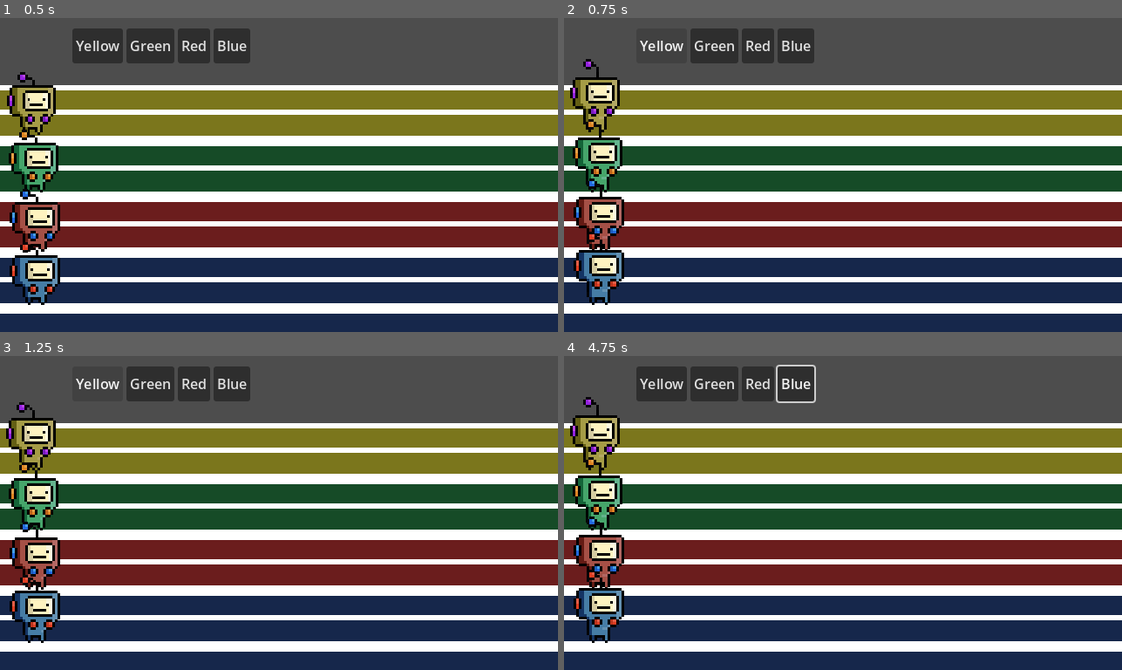
Above: before the commit, frames 1-4 (two rows, left to right).
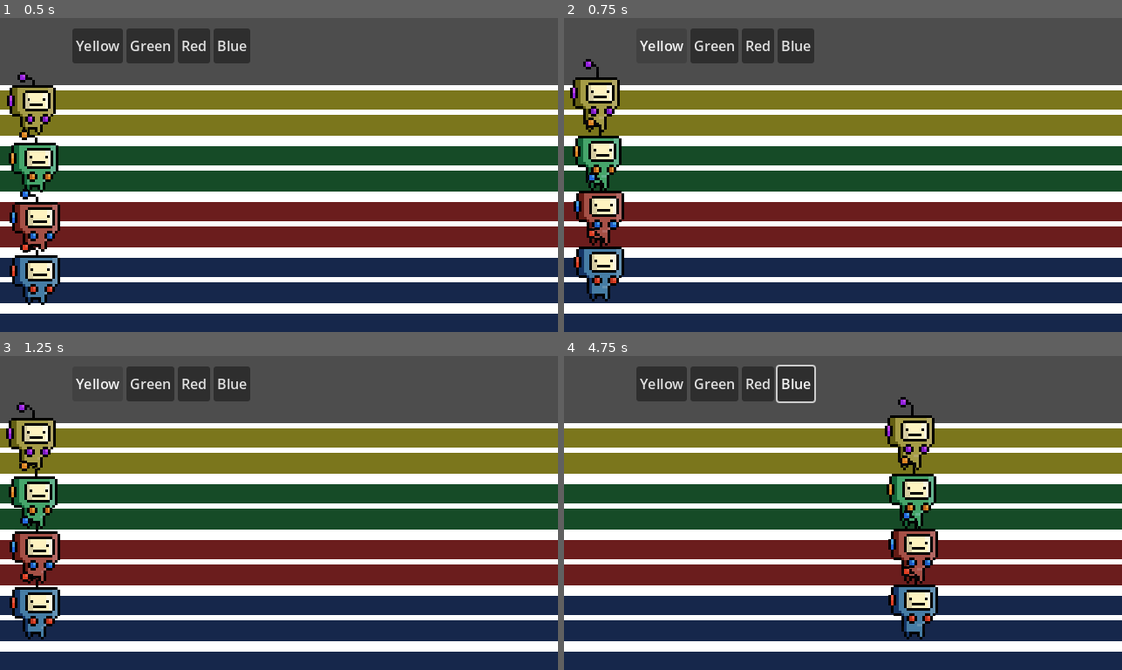
Above: after the commit, the same moments.

Repository: ArauvGit/congressional-app-challenge---superposition-sprint
Game: Godot game, scene res://Scenes/root.tscn
Same seed, same stepped clock (60 frames per second), same inputs: the game is played once before the commit and once after it.
Inputs (mouse positions are in pixels of both pictures, inside the frame that each line leads up to):
- Up to frame 1 (0.5 s): no input
- Up to frame 2 (0.75 s): click "Yellow" at 0.5 s
- Up to frame 3 (1.25 s): no input
- Up to frame 4 (4.75 s): click "Green" at 1.25 s; click "Red" at 2 s; click "Blue" at 2.75 s; move the mouse to (965, 497) at 3.52 s; press the mouse at (965, 497) at 3.53 s; hold Right (ui_right) from 3.53 s (still down); tap Up (ui_up) at 3.77, 4.52 s; move the mouse to (731, 528) at 4.27 s; release the mouse at (731, 528) at 4.28 s; click (731, 528) at 4.35 s

Frame 1 is identical in both runs. In frame 2, 2.0% of the frame differs, in the area x 1-11%, y 31-92%; in frame 3, 2.1%; in frame 4, 9.2%, in the area x 1-68%, y 13-92%.
Error before the commit: Cannot call method 'play' on a null value. (res://Contestants.gd:34)

Commit message:
PLAYER CHOOSING MECHANISM OVERHAUL
finished the player choosing mechanism!!! next up: the customizable values (init is weird with export varaibels)

Diff:
--- a/Contestants.gd
+++ b/Contestants.gd
@@ -31,5 +31,5 @@
 		Global.States.IDLE:
 			SPEED = 0
 		Global.States.MOVING:
-			animated_sprite.play("run")
 			SPEED = default_speed_value
+			print(SPEED)
--- a/Scenes/button.gd
+++ b/Scenes/button.gd
@@ -30,7 +30,6 @@
 	for node in all_inside_group:
 		if node is CharacterBody2D:
 			node.add_to_group("player")
-			print(node.get_groups())
 			_choose_type()
 	Global.is_pressed = true
 
@@ -39,14 +38,11 @@
 		match node:
 			var x when x is CharacterBody2D and not x.is_in_group("player"):
 				node.add_to_group("enemy")
-				print(node.get_groups())
 	choose_script()
 
 func choose_script():
 	for node in players.get_children():
 		if node.is_in_group("player"):
 			node.set_script(load("res://Scenes/player.gd"))
-			print(node.get_script())
 		elif node.is_in_group("enemy"):
 			node.set_script(load("res://Scripts/enemy.gd"))
-			print(node.get_script())
--- a/Scenes/player.gd
+++ b/Scenes/player.gd
@@ -16,6 +16,5 @@
 	super(delta)
 func _input(event: InputEvent) -> void:
 	if event.is_action_pressed("Click"):
-		print(self.get_groups())
 		Global.state = Global.States.MOVING
 		super.state_machine()
--- a/Scenes/root.tscn
+++ b/Scenes/root.tscn
@@ -314,10 +314,12 @@
 limit_right = 2294
 limit_bottom = 10000225
 
-[node name="yellow" parent="players" unique_id=54896673 groups=["yellow"] instance=ExtResource("1_8pvmw")]
+[node name="yellow" parent="players" unique_id=54896673 node_paths=PackedStringArray("animated_sprite") groups=["yellow"] instance=ExtResource("1_8pvmw")]
 material = SubResource("ShaderMaterial_86vg6")
 position = Vector2(82, 189)
 scale = Vector2(1.5, 1.5)
+default_speed_value = 1000
+animated_sprite = NodePath("sprite")
 
 [node name="sprite" type="AnimatedSprite2D" parent="players/yellow" unique_id=81889352]
 texture_filter = 1
@@ -328,10 +330,11 @@
 animation = &"run"
 autoplay = "default"
 
-[node name="green" parent="players" unique_id=2091144046 groups=["green"] instance=ExtResource("1_8pvmw")]
+[node name="green" parent="players" unique_id=2091144046 node_paths=PackedStringArray("animated_sprite") groups=["green"] instance=ExtResource("1_8pvmw")]
 material = SubResource("ShaderMaterial_4hbtj")
 position = Vector2(81, 252.00002)
 scale = Vector2(1.5, 1.5)
+animated_sprite = NodePath("sprite")
 
 [node name="sprite" type="AnimatedSprite2D" parent="players/green" unique_id=409283385]
 texture_filter = 1
@@ -341,10 +344,12 @@
 sprite_frames = SubResource("SpriteFrames_sdnvj")
 autoplay = "default"
 
-[node name="red" parent="players" unique_id=1916415869 groups=["red"] instance=ExtResource("1_8pvmw")]
+[node name="red" parent="players" unique_id=1916415869 node_paths=PackedStringArray("animated_sprite") groups=["red"] instance=ExtResource("1_8pvmw")]
 material = SubResource("ShaderMaterial_86vg6")
 position = Vector2(83, 321.99997)
 scale = Vector2(1.5, 1.5)
+default_speed_value = 500
+animated_sprite = NodePath("sprite")
 
 [node name="sprite" type="AnimatedSprite2D" parent="players/red" unique_id=264852051]
 texture_filter = 1
@@ -354,10 +359,12 @@
 sprite_frames = SubResource("SpriteFrames_sdnvj")
 autoplay = "default"
 
-[node name="blue" parent="players" unique_id=538173699 groups=["blue"] instance=ExtResource("1_8pvmw")]
+[node name="blue" parent="players" unique_id=538173699 node_paths=PackedStringArray("animated_sprite") groups=["blue"] instance=ExtResource("1_8pvmw")]
 material = SubResource("ShaderMaterial_86vg6")
 position = Vector2(83, 382.99997)
 scale = Vector2(1.5, 1.5)
+default_speed_value = 1200
+animated_sprite = NodePath("sprite")
 
 [node name="sprite" type="AnimatedSprite2D" parent="players/blue" unique_id=2109672104]
 texture_filter = 1
--- a/Scripts/enemy.gd
+++ b/Scripts/enemy.gd
@@ -1,5 +1,13 @@
 extends Contestant
-
+class_name enemy
 
 func _init():
 	print("the enemy script has been activated")
+	super.set_physics_process(true)
+func _physics_process(delta: float) -> void:
+	super(delta)
+
+func _input(event: InputEvent) -> void:
+	if event.is_action_pressed("Click"):
+		Global.state = Global.States.MOVING
+		super.state_machine()
